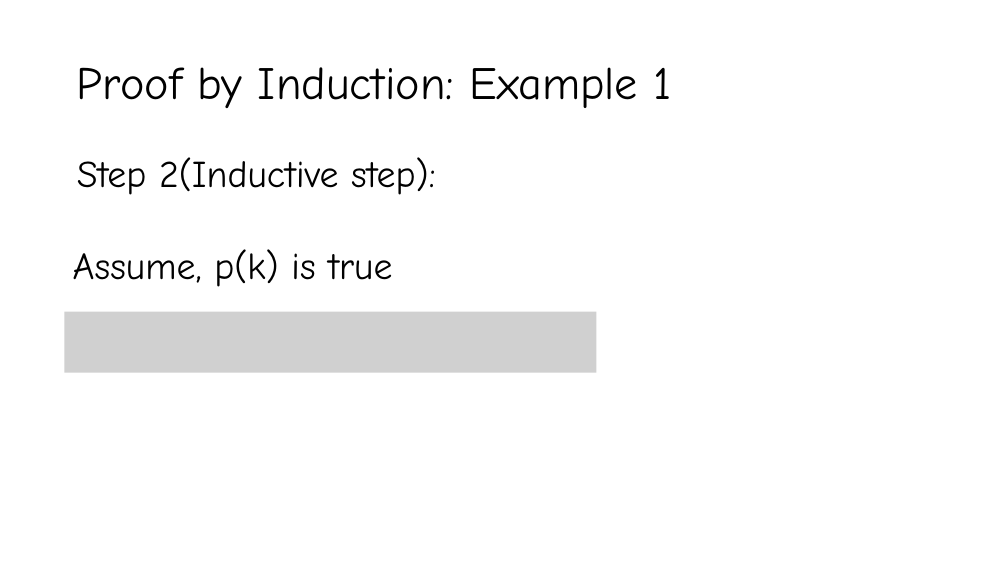
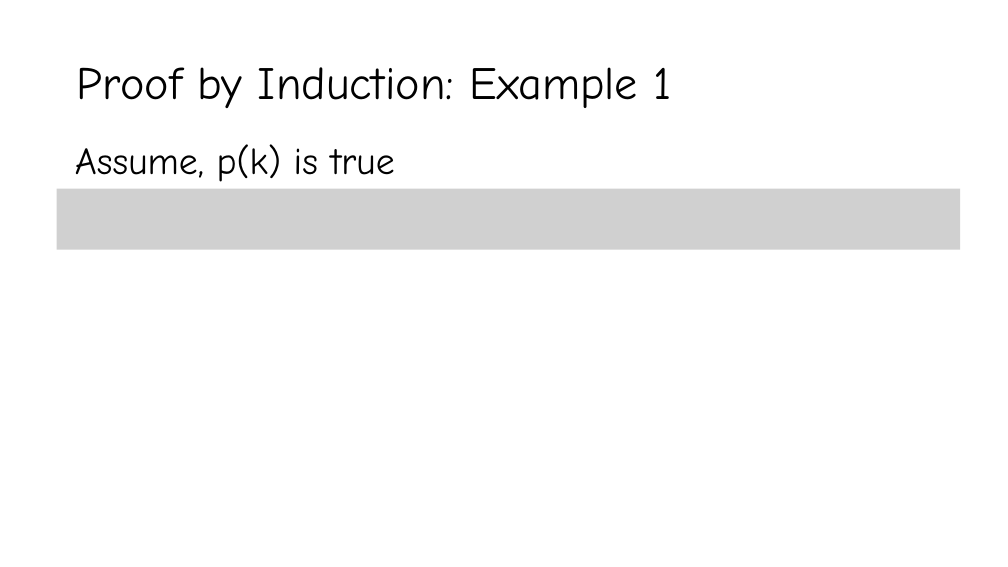
Before and after one commit to YeasirRayhanPrince/yeasirrayhanprince.github.io, a slide deck: slide 48 of cse106/slides/3. Proofs.pptx (slide 47 before the commit). Drawn at 1008x567 pixels with LibreOffice and Linux fonts; fonts in the diff are those of the drawing; grey boxes stand for pictures. Boxes give left, top, right and bottom in pixels: in the first picture for what was removed or moved away, otherwise in the second. Text is boxed around its words. In the diff, an @@ line names an element or a change of style, - is before the commit and + after.

Commit message:
updated_proofs

```diff
--- a/cse106/slides/3. Proofs.pptx
+++ b/cse106/slides/3. Proofs.pptx
@@ text "Assume, p(k) is true": place and size @@
-text "Assume, p(k) is true" at [73, 249, 392, 287]
+text "Assume, p(k) is true" at [75, 144, 395, 182]
@@ text removed at [77, 157, 435, 195] @@
-Step 2(Inductive step):
@@ picture added at [57, 189, 960, 250] @@
@@ picture removed at [64, 312, 597, 373] @@
```
Also in this commit, not shown: 10 other slides changed, 1 slide removed, 2 other files.
